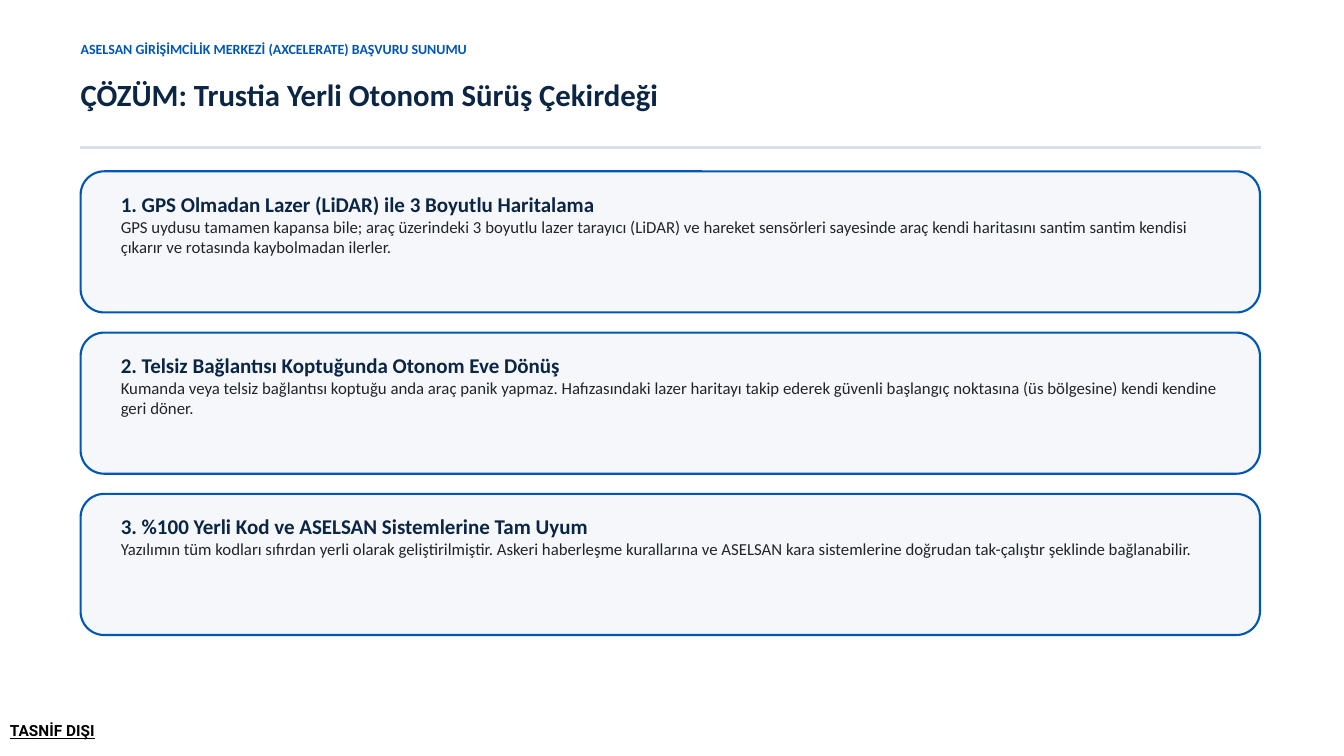
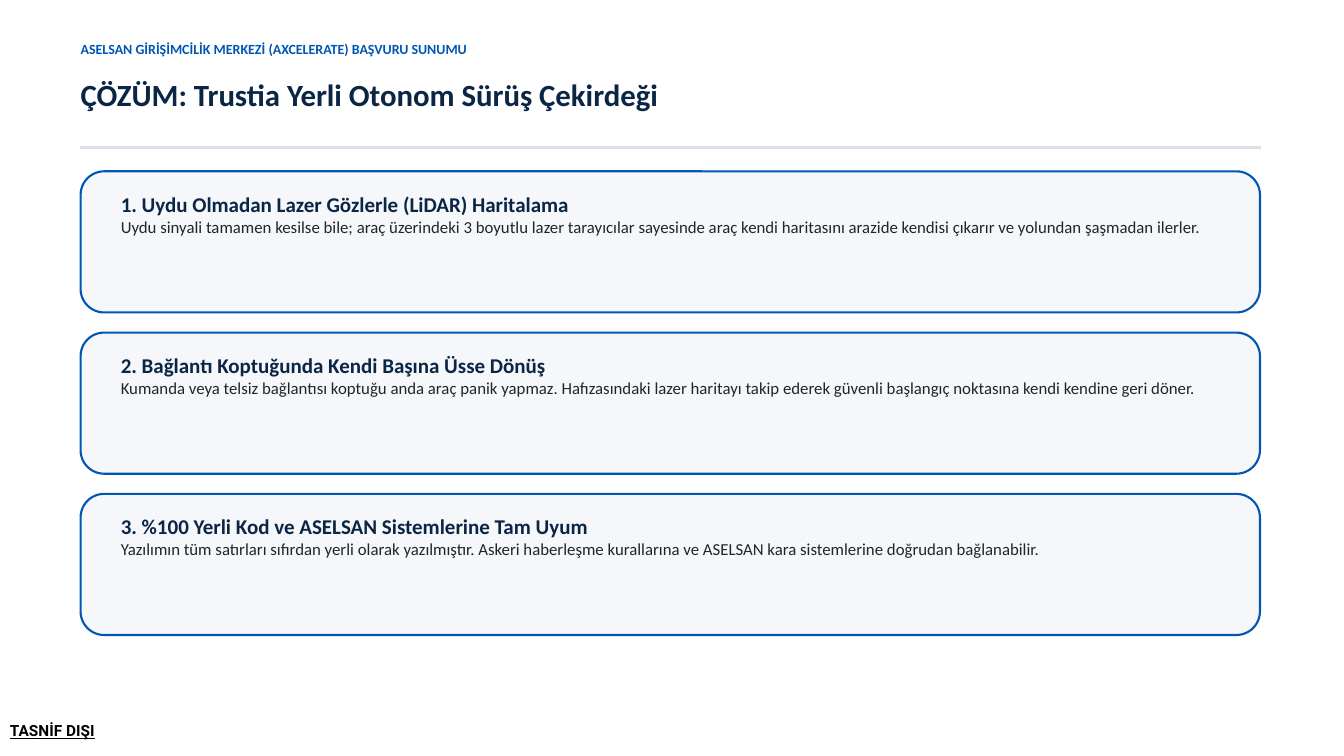
Before and after one commit to Trustia/Trustia, a slide deck: slide 3 of Kurumsal/Sunumlar/Trustia_ASELSAN_Girisim_Sunumu.pptx. Drawn at 1344x756 pixels with LibreOffice and Linux fonts; fonts in the diff are those of the drawing. Boxes give left, top, right and bottom in pixels: in the first picture for what was removed or moved away, otherwise in the second. Text is boxed around its words. In the diff, an @@ line names an element or a change of style, - is before the commit and + after.

Commit message:
ASELSAN sunum metinleri sadelestirildi ve akici Turkceye uyarlandi

```diff
--- a/Kurumsal/Sunumlar/Trustia_ASELSAN_Girisim_Sunumu.pptx
+++ b/Kurumsal/Sunumlar/Trustia_ASELSAN_Girisim_Sunumu.pptx
@@ text at box(121, 196, 1199, 236): text changed @@
-1. GPS Olmadan Lazer (LiDAR) ile 3 Boyutlu Haritalama
-GPS uydusu tamamen kapansa bile; araç üzerindeki 3 boyutlu lazer tarayıcı (LiDAR) ve hareket sensörleri sayesinde araç kendi haritasını santim santim kendisi çıkarır ve rotasında kaybolmadan ilerler.
+1. Uydu Olmadan Lazer Gözlerle (LiDAR) Haritalama
+Uydu sinyali tamamen kesilse bile; araç üzerindeki 3 boyutlu lazer tarayıcılar sayesinde araç kendi haritasını arazide kendisi çıkarır ve yolundan şaşmadan ilerler.
@@ text at box(121, 356, 1194, 397): text changed @@
-2. Telsiz Bağlantısı Koptuğunda Otonom Eve Dönüş
-Kumanda veya telsiz bağlantısı koptuğu anda araç panik yapmaz. Hafızasındaki lazer haritayı takip ederek güvenli başlangıç noktasına (üs bölgesine) kendi kendine geri döner.
+2. Bağlantı Koptuğunda Kendi Başına Üsse Dönüş
+Kumanda veya telsiz bağlantısı koptuğu anda araç panik yapmaz. Hafızasındaki lazer haritayı takip ederek güvenli başlangıç noktasına kendi kendine geri döner.
@@ text at box(121, 543, 1039, 558): text changed @@
-Yazılımın tüm kodları sıfırdan yerli olarak geliştirilmiştir. Askeri haberleşme kurallarına ve ASELSAN kara sistemlerine doğrudan tak-çalıştır şeklinde bağlanabilir.
+Yazılımın tüm satırları sıfırdan yerli olarak yazılmıştır. Askeri haberleşme kurallarına ve ASELSAN kara sistemlerine doğrudan bağlanabilir.
```
Also in this commit, not shown: 12 other slides changed, 3 other files.
